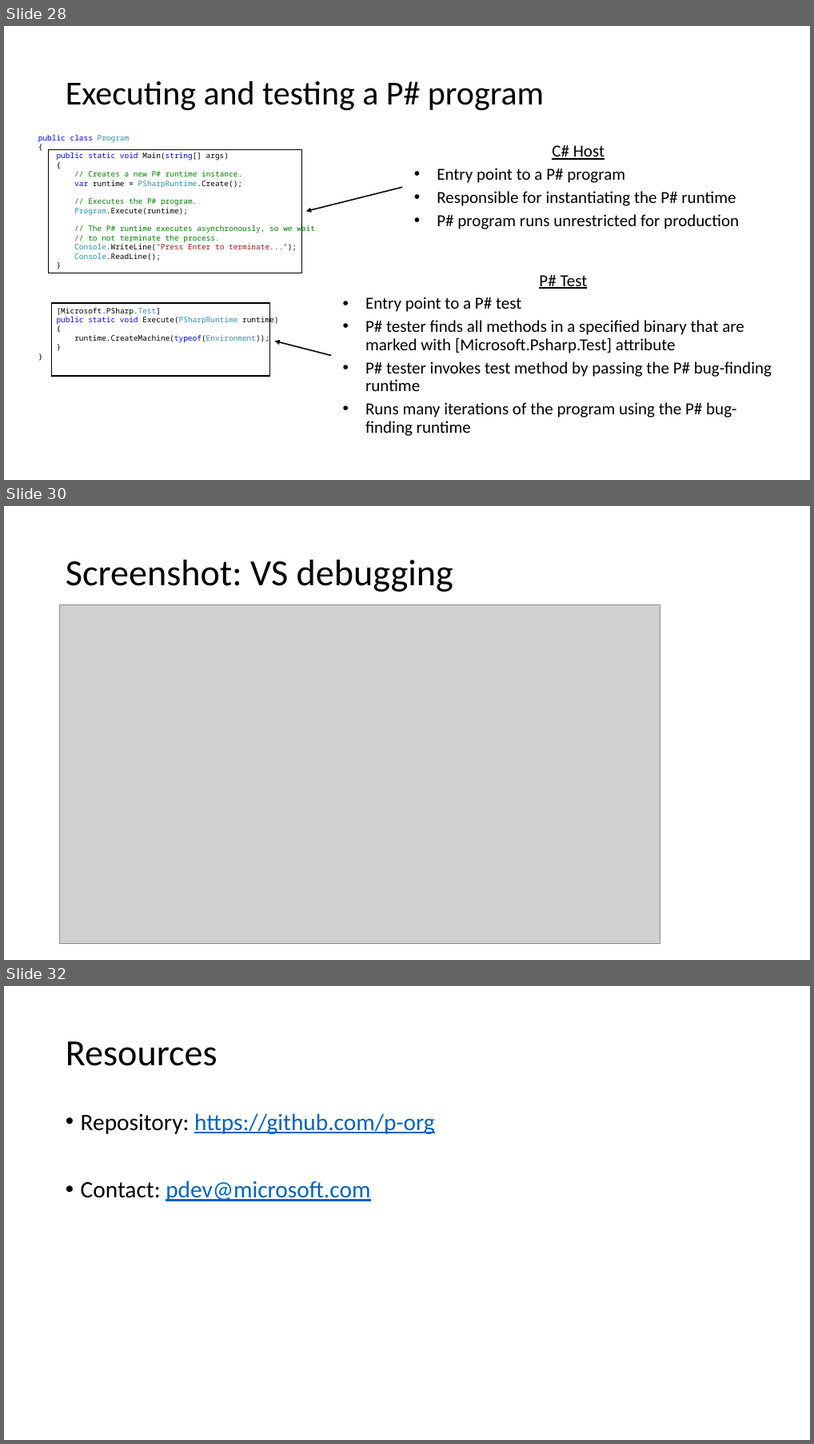
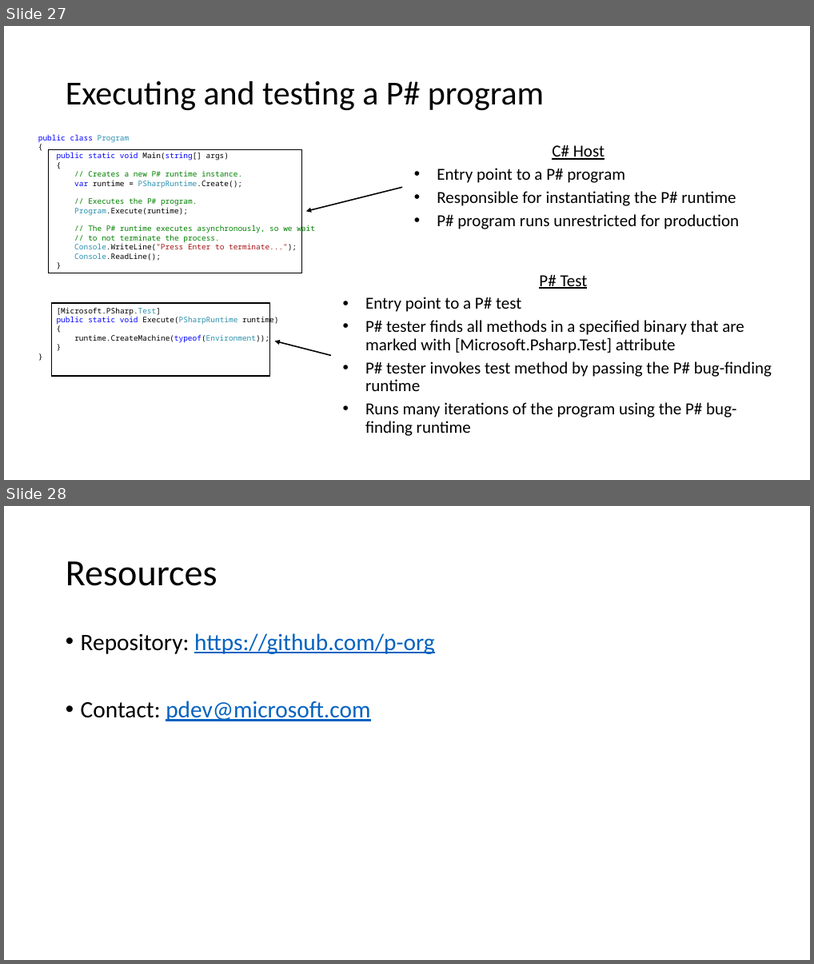
Before and after one commit to p-org/P, a slide deck: RVTutorial/P-tutorial-Part-1.pptx. Shown one above the other, each under a label of ours: slides 28, 30 and 32 before the commit, slides 27 and 28 after it; the slides between them are not shown. The pictures are 814x1444 and 814x964 pixels, drawn with LibreOffice and Linux fonts; fonts in the diff are those of the drawing; grey boxes stand for pictures. Boxes give left, top, right and bottom in pixels: in the first picture for what was removed or moved away, otherwise in the second. Text is boxed around its words. In the diff, an @@ line names an element or a change of style, - is before the commit and + after.

```diff
--- a/RVTutorial/P-tutorial-Part-1.pptx
+++ b/RVTutorial/P-tutorial-Part-1.pptx
@@ slide 30 removed at (4,506,810,960), background #FFFFFF @@
@@ title removed at (66,560,454,592) @@
-Screenshot: VS debugging
@@ picture removed at (60,604,661,943) @@
@@ what was slide 28 is now slide 27 @@
@@ what was slide 32 is now slide 28 @@
```
Also in this commit, not shown: 1 slide changed, 3 other slides removed, 1 other file.
